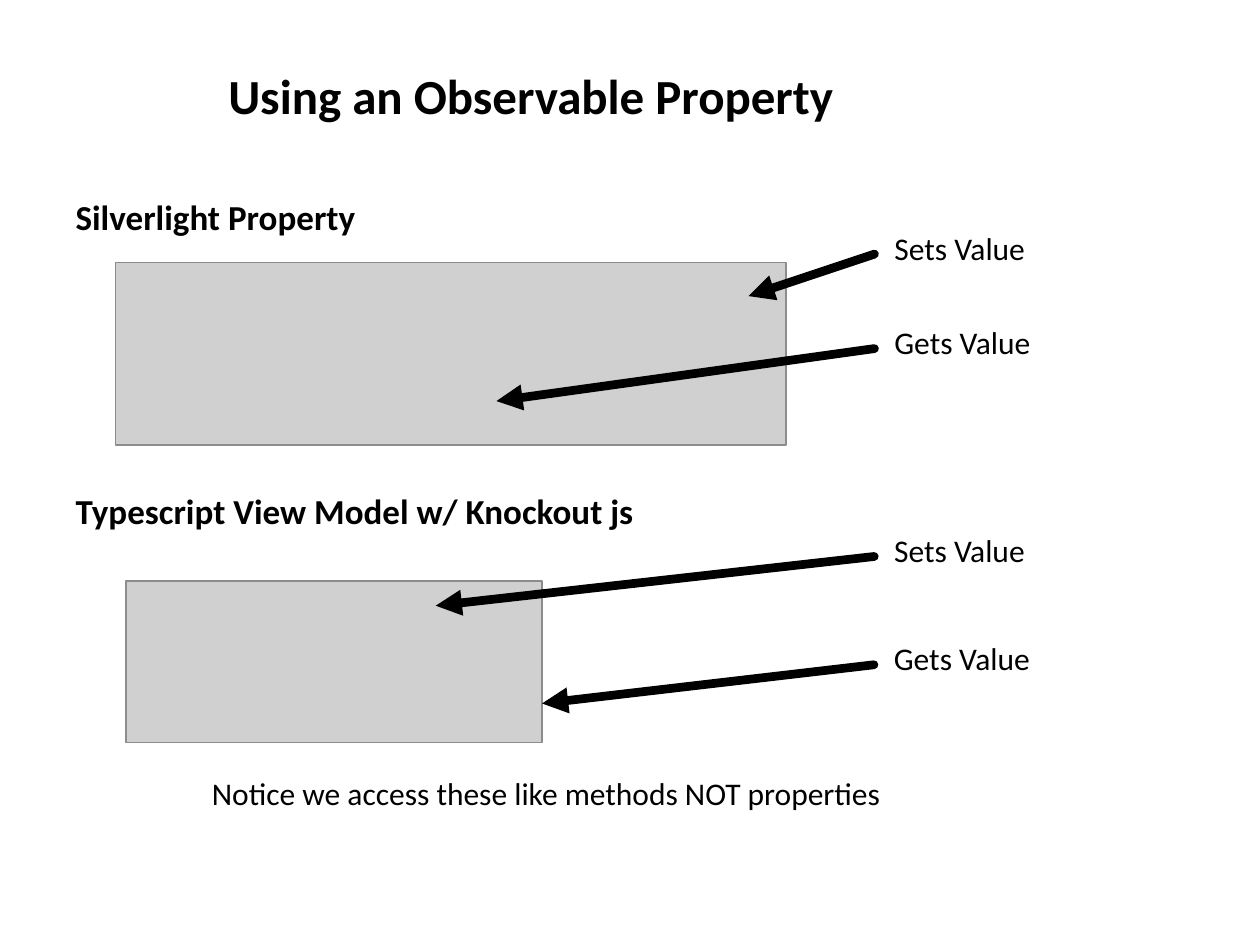
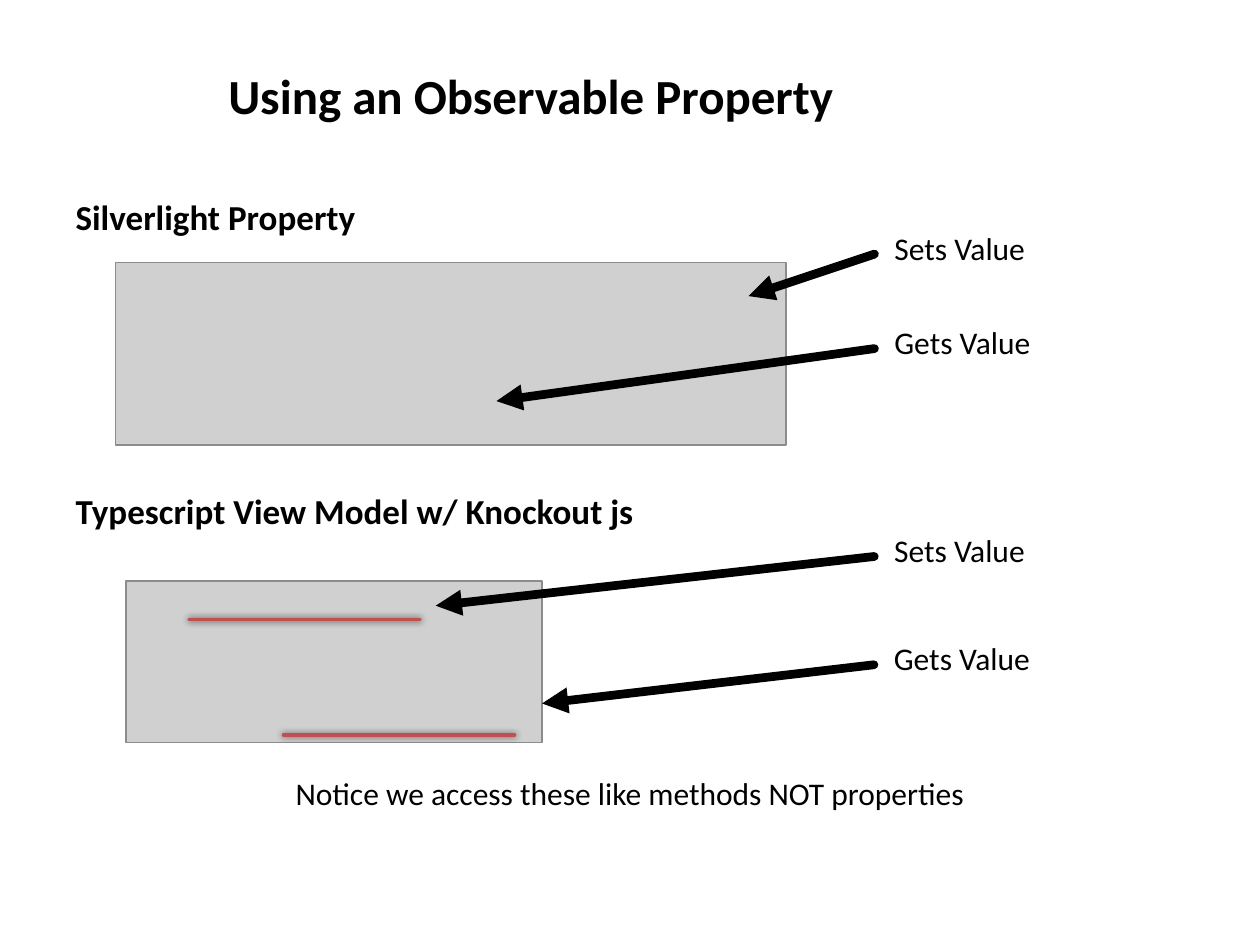
Before and after one commit to derikwhittaker/Pluarsight.XamlToHtml, a slide deck: slide 9 of Modules/02.TaskListingScreen.InitialSetup/02.TaskListingScreen.InitialSetup.Slides.pptx (slide 8 before the commit). Drawn at 1260x945 pixels with LibreOffice and Linux fonts; fonts in the diff are those of the drawing; grey boxes stand for pictures. Boxes give left, top, right and bottom in pixels: in the first picture for what was removed or moved away, otherwise in the second. Text is boxed around its words. In the diff, an @@ line names an element or a change of style, - is before the commit and + after.

```diff
--- a/Modules/02.TaskListingScreen.InitialSetup/02.TaskListingScreen.InitialSetup.Slides.pptx
+++ b/Modules/02.TaskListingScreen.InitialSetup/02.TaskListingScreen.InitialSetup.Slides.pptx
@@ line added from (189, 620) to (420, 620), #C0504D 2 pt @@
@@ line added from (284, 735) to (514, 735), #C0504D 2 pt @@
@@ text "Notice we access these like ...": place and size @@
-text "Notice we access these like ..." at box(212, 783, 880, 810)
+text "Notice we access these like ..." at box(296, 783, 963, 810)
@@ text "Notice we access these like ..." at box(296, 783, 963, 810): alignment left to centre @@
```
Also in this commit, not shown: 3 other slides changed, 8 slides added, 1 slide removed.
